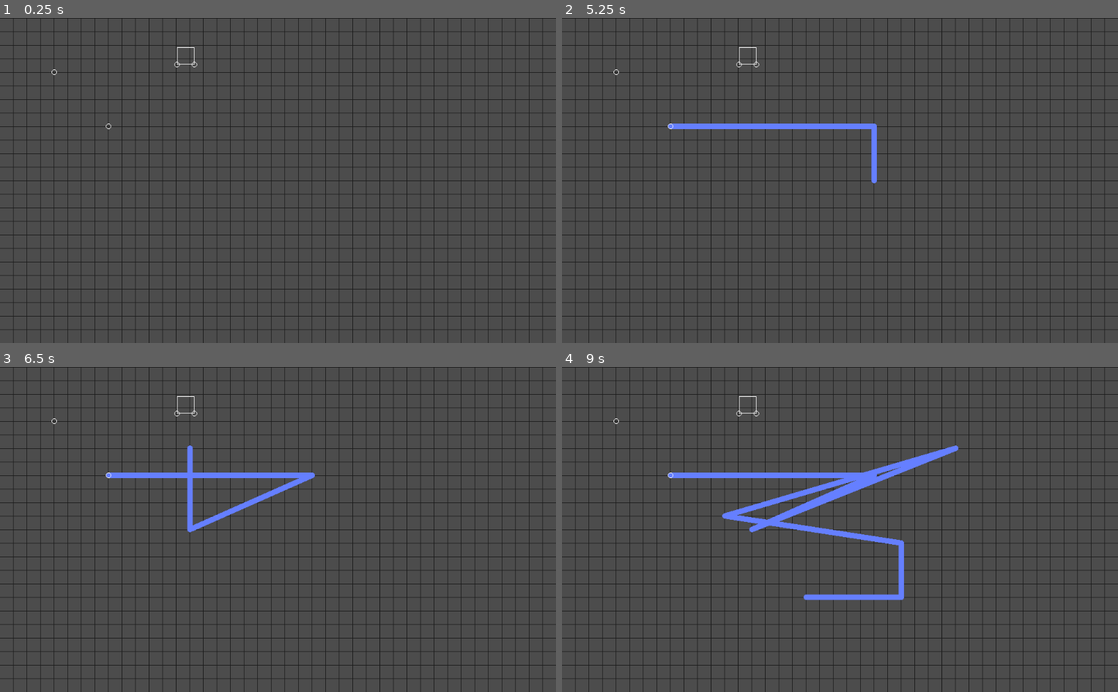
Above: before the commit, frames 1-4 (two rows, left to right).
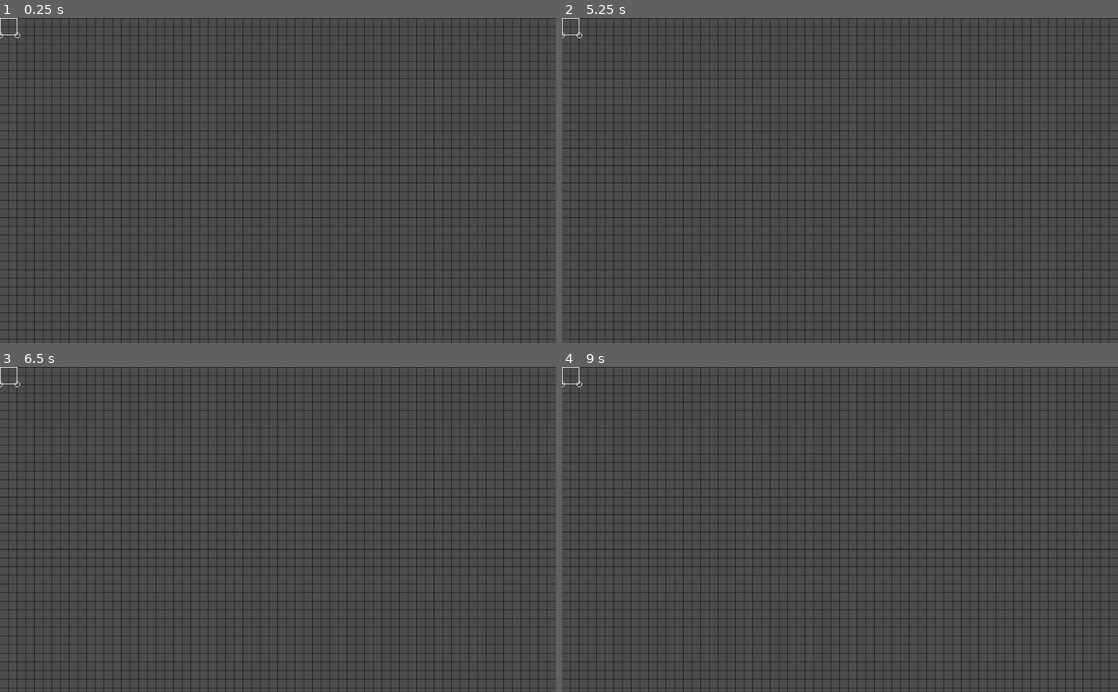
Above: after the commit, the same moments.

Repository: DevelopedAphid/PCBattles
Game: Godot game, scene res://Main.tscn
The game is run twice, just before and just after one commit, with the same random seed, the same clock (stepped at 60 frames per second) and the same inputs.
Inputs (mouse positions are in pixels of both pictures, inside the frame that each line leads up to):
- Up to frame 1 (0.25 s): no input
- Up to frame 2 (5.25 s): tap Enter at 0.5, 2, 3.5 s; move the mouse to (962, 164) at 0.52 s; click (962, 164) at 0.67 s; tap Space at 1.25, 2.75, 4.25 s; move the mouse to (728, 196) at 1.27 s; click (728, 196) at 1.42 s; move the mouse to (895, 109) at 2.02 s; click (895, 109) at 2.17 s; move the mouse to (812, 245) at 2.77 s; click (812, 245) at 2.92 s; move the mouse to (1006, 229) at 3.52 s; click (1006, 229) at 3.67 s; move the mouse to (673, 131) at 4.27 s; click (673, 131) at 4.42 s; move the mouse to (867, 180) at 5.02 s; click (867, 180) at 5.17 s
- Up to frame 3 (6.5 s): move the mouse to (194, 448) at 5.77 s; click (194, 448) at 5.92 s
- Up to frame 4 (9 s): move the mouse to (962, 513) at 6.52 s; click (962, 513) at 6.67 s; move the mouse to (728, 545) at 7.27 s; click (728, 545) at 7.42 s; move the mouse to (895, 458) at 8.02 s; click (895, 458) at 8.17 s; move the mouse to (812, 594) at 8.77 s; click (812, 594) at 8.92 s

The runs differ from the first frame. In frame 1, 20% of the frame differs, in the area x 0-100%, y 0-100%; in frame 2, 21%; in frame 3, 21%; in frame 4, 23%.

Commit message:
Generalise termination points
- Termination points generalised so that components can create their own termination points that can have lines drawn to/from them

Diff:
--- a/45DegLineCreator.gd
+++ b/45DegLineCreator.gd
@@ -10,9 +10,8 @@
 	grid_step = get_parent().grid_size
 
 #TODO: it breaks if you hold down click and move the mouse
-#TODO: make it so you can draw a second line after the first
-#TODO: generalise termination points (currently only work if they are on Main)
-#TODO: make component objects able to be placed by the player
+#TODO: make it so you can draw a second line after the firsts
+#TODO: make component objects able to be placed by the player (and snap to grid)
 
 func _input(event):
 	if event is InputEventMouseButton && event.is_pressed(): #is_pressed debounces so we don't add to same spot
--- a/Component.gd
+++ b/Component.gd
@@ -1,18 +1,23 @@
 extends Node2D
-
-var termination_points = []
 
 #scenes to be able to instance
 export (PackedScene) var LineTermination
 
+#settings
+var termination_pos_1 = Vector2(16,16)
+var termination_pos_2 = Vector2(-16,16)
+
+
+
 func _ready():
+	position = Vector2(16,16)
 	#set up line terminations
 	var line_termination_1 = LineTermination.instance()
 	add_child(line_termination_1)
-	termination_points.append(Vector2(16,16))
-	line_termination_1.position = termination_points[0]
+	line_termination_1.set_position(termination_pos_1)
+	line_termination_1.update_line_term_array()
 
 	var line_termination_2 = LineTermination.instance()
 	add_child(line_termination_2)
-	termination_points.append(Vector2(-16,16))
-	line_termination_2.position = termination_points[1]
+	line_termination_2.set_position(termination_pos_2)
+	line_termination_2.update_line_term_array()
--- a/LineTermination.tscn
+++ b/LineTermination.tscn
@@ -7,6 +7,9 @@
 
 func _ready():
 	add_to_group(\"LineTerminators\")
+
+func update_line_term_array():
+	get_parent().get_parent().termination_points.append(global_position)
 "
 
 [node name="LineTermination" type="Node2D"]
--- a/Main.gd
+++ b/Main.gd
@@ -1,20 +1,8 @@
 extends Node2D
 
 #settings
-var grid_size: int  = 25
+var grid_size: int  = 16
 var termination_points = []
 
-#scenes to be able to instance
-export (PackedScene) var LineTermination
-
 func _ready():
-	#set up line terminations
-	var line_termination_1 = LineTermination.instance()
-	add_child(line_termination_1)
-	termination_points.append(Vector2(100,100))
-	line_termination_1.position = termination_points[0]
-
-	var line_termination_2 = LineTermination.instance()
-	add_child(line_termination_2)
-	termination_points.append(Vector2(200,200))
-	line_termination_2.position = termination_points[1]
+	print(termination_points)
--- a/Main.tscn
+++ b/Main.tscn
@@ -1,14 +1,12 @@
-[gd_scene load_steps=6 format=2]
+[gd_scene load_steps=5 format=2]
 
 [ext_resource path="res://GridCreator.gd" type="Script" id=1]
 [ext_resource path="res://45DegLineCreator.tscn" type="PackedScene" id=2]
 [ext_resource path="res://Main.gd" type="Script" id=3]
-[ext_resource path="res://LineTermination.tscn" type="PackedScene" id=4]
 [ext_resource path="res://Component.tscn" type="PackedScene" id=5]
 
 [node name="Main" type="Node2D"]
 script = ExtResource( 3 )
-LineTermination = ExtResource( 4 )
 
 [node name="GridCreator" type="Line2D" parent="."]
 width = 1.0
@@ -17,5 +15,5 @@
 
 [node name="45DegLineCreator" parent="." instance=ExtResource( 2 )]
 
-[node name="Node2D" parent="." instance=ExtResource( 5 )]
+[node name="Component" parent="." instance=ExtResource( 5 )]
 position = Vector2( 342, 70 )
